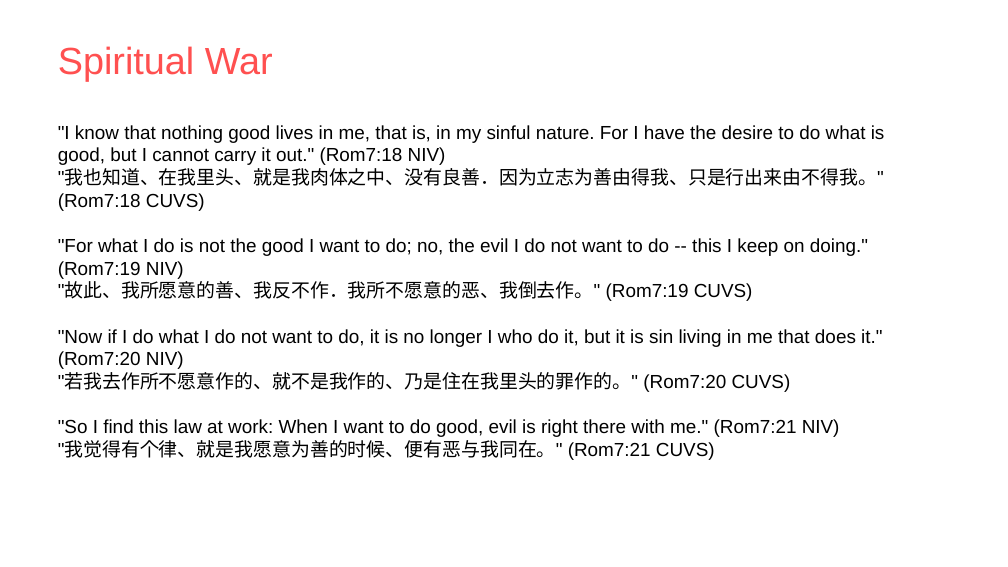
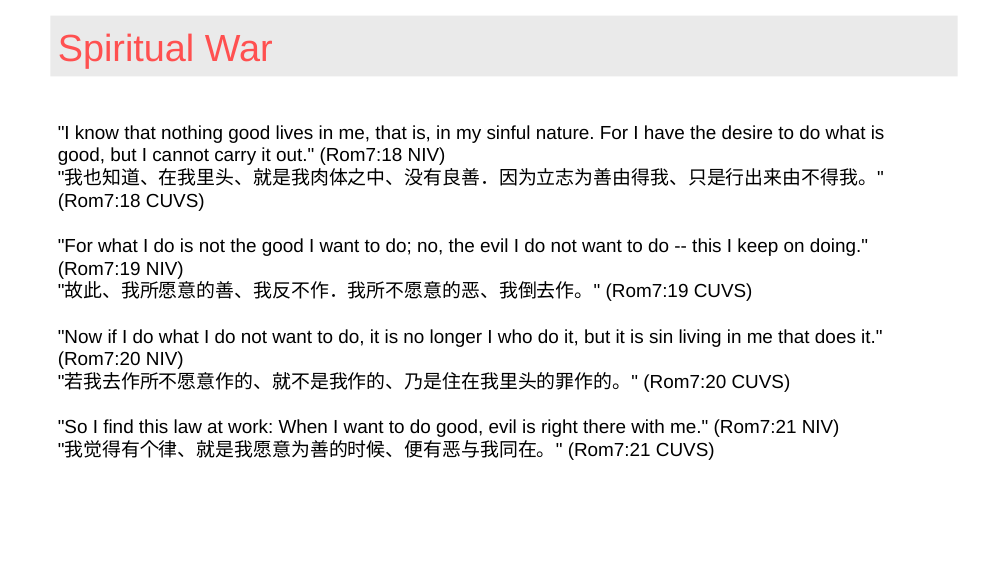
Before and after one commit to wdingbox/accc_2025_pp, a slide deck: slide 6 of work/wk_1King16_29_34.pptx (slide 5 before the commit). Drawn at 1008x567 pixels with LibreOffice and Linux fonts; fonts in the diff are those of the drawing; background and template pictures are left out. Boxes give left, top, right and bottom in pixels: in the first picture for what was removed or moved away, otherwise in the second. Text is boxed around its words. In the diff, an @@ line names an element or a change of style, - is before the commit and + after.

```diff
--- a/work/wk_1King16_29_34.pptx
+++ b/work/wk_1King16_29_34.pptx
@@ title "Spiritual War" resized from (x1=58, y1=46, x2=273, y2=81) to (x1=51, y1=16, x2=958, y2=76) @@
@@ title "Spiritual War" at (x1=51, y1=16, x2=958, y2=76): fill none to #EAEAEA @@
```
Also in this commit, not shown: 2 other slides changed, 2 slides added, 1 slide removed, 2 other files.
